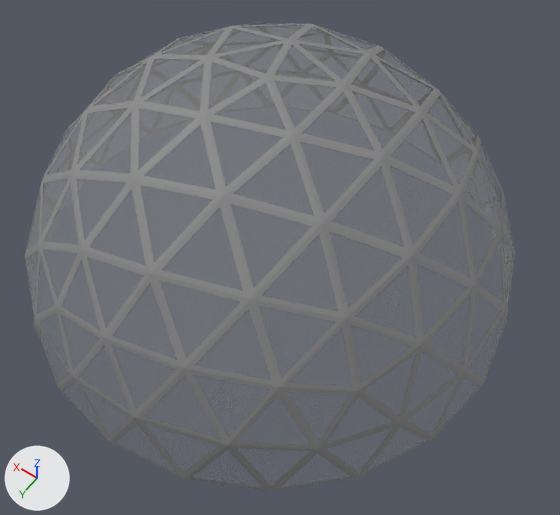
The OBJ model blendermodels/growhouse.obj as it was, and as the next commit left it.
Before and after are seen from a camera (50 mm lens) standing at (-6.06, 8.15, 13.21) and looking at (-0.8, 0.79, 1.64). The lights are fixed; the arrows at lower left show +X, +Y and +Z. Where no turn or scale is listed for an object, it has been applied to the vertices.
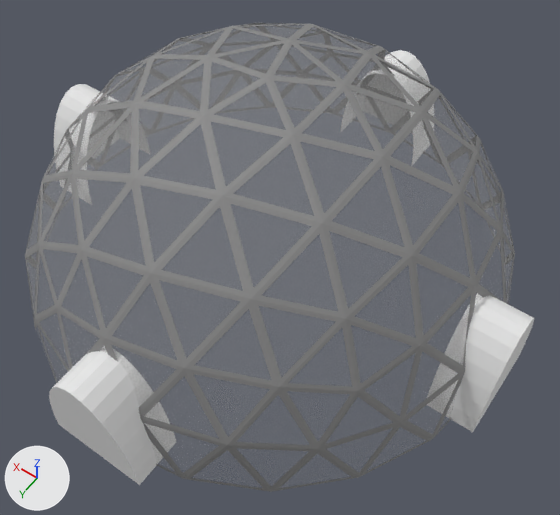
Commit message: added walls to growhouse

Location of each change, (x1, y1, x2, y2) in pixels of the pictures (560 x 515 px):
'Cylinder', added
    after: (49, 351, 156, 485)
'Cylinder.003', added
    after: (451, 295, 534, 432)
'Cylinder.002', added
    after: (54, 84, 100, 154)
'Cylinder.001', added
    after: (391, 50, 430, 83)

The change in detail:
Material 'None' (mat_none) is new.
Its base color is (0.8, 0.8, 0.8) (white #e7e7e7).
Its roughness is 1.0.
Mesh me_cylinder_003 is new.
It has 34 vertices, 17 faces and spans x -5.3..-4.3, y -1.0..1.0, z 0.0..2.25.
It uses material mat_none (white #e7e7e7).
Mesh me_cylinder_002 is new.
It has 34 vertices, 17 faces and spans x 4.3..5.3, y -1.0..1.0, z 0.0..2.25.
It uses material mat_none (white #e7e7e7).
Mesh me_cylinder_001 is new.
It has 34 vertices, 17 faces and spans x -1.0..1.0, y -5.3..-4.3, z 0.0..2.25.
It uses material mat_none (white #e7e7e7).
Mesh me_cylinder is new.
It has 34 vertices, 17 faces and spans x -1.0..1.0, y 4.3..5.3, z 0.0..2.25.
It uses material mat_none (white #e7e7e7).
Object 'Cylinder.003' (ob_cylinder_003) is new; it shows me_cylinder_003.
Its location is (0.0, 0.0, 0.0).
Object 'Cylinder.002' (ob_cylinder_002) is new; it shows me_cylinder_002.
Its location is (0.0, 0.0, 0.0).
Object 'Cylinder.001' (ob_cylinder_001) is new; it shows me_cylinder_001.
Its location is (0.0, 0.0, 0.0).
Object 'Cylinder' (ob_cylinder) is new; it shows me_cylinder.
Its location is (0.0, 0.0, 0.0).
